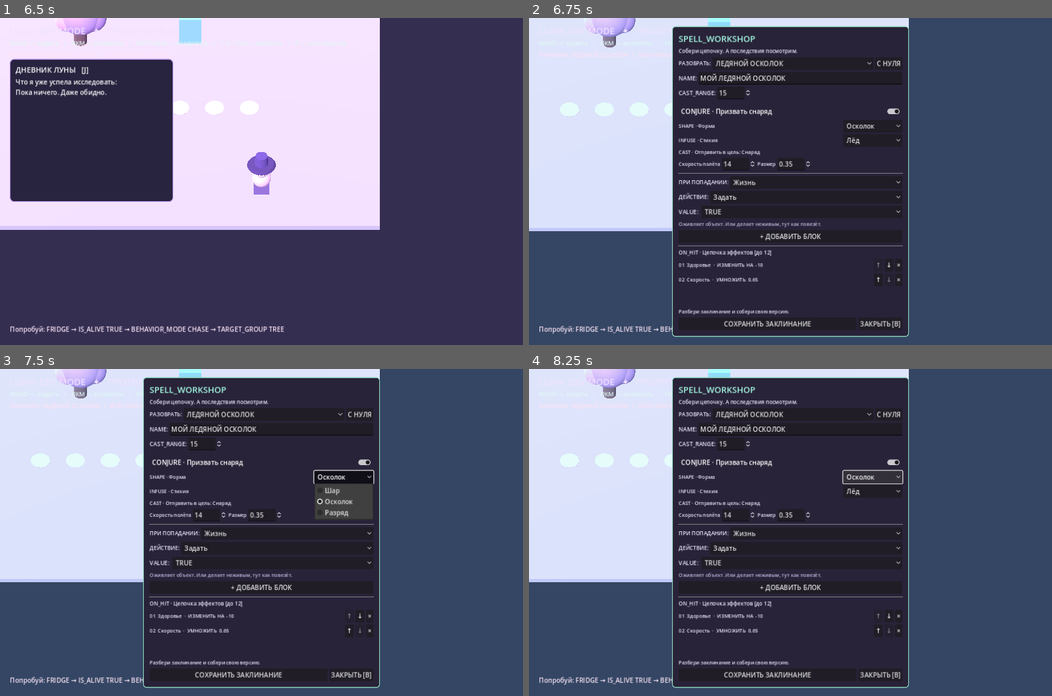
Above: before the commit, frames 1-4 (two rows, left to right).
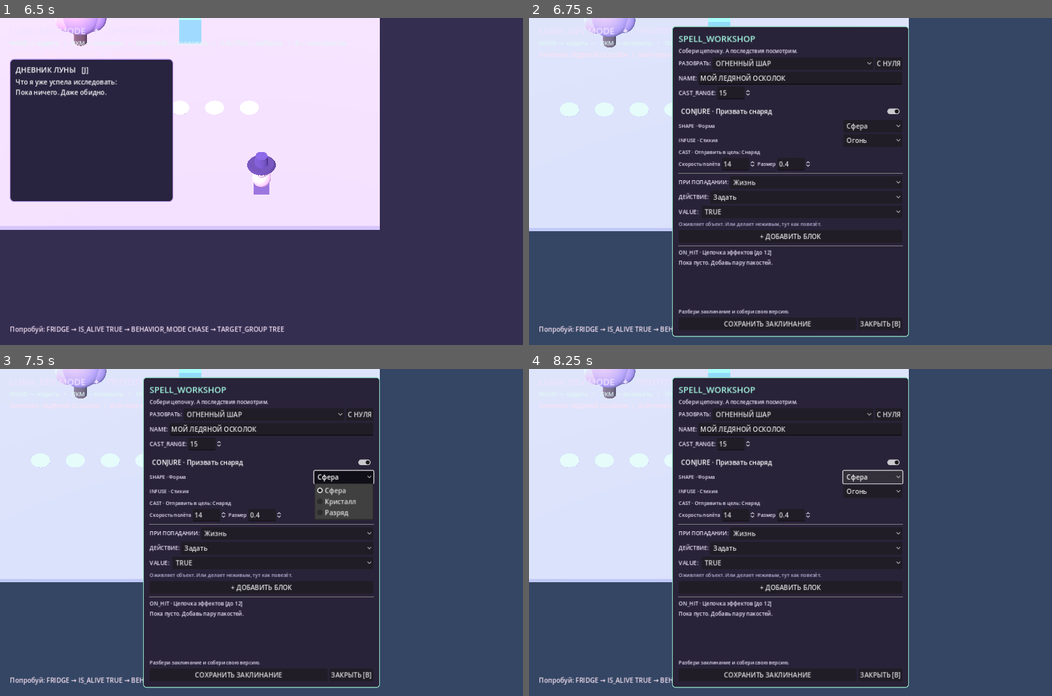
Above: after the commit, the same moments.

Repository: 0ri-space-cat/luna-dev-mode
Game: Godot game, scene res://scenes/main.tscn
The game is run twice, just before and just after one commit, with the same random seed, the same clock (stepped at 60 frames per second) and the same inputs.
Inputs (mouse positions are in pixels of both pictures, inside the frame that each line leads up to):
- Up to frame 1 (6.5 s): tap Enter at 0.5, 3.5 s; move the mouse to (376, 165) at 0.52 s; hold D (move_right) 0.53-1.25 s; tap 1 at 0.6 s; click (376, 165) at 0.67 s; drag from (156, 197) to (235, 246) at 1.27 s; tap Space at 2, 5 s; move the mouse to (313, 109) at 2.02 s; hold D (move_right) 2.03-2.75 s; tap Tab at 2.1 s; drag from (235, 246) to (104, 132) at 2.77 s; move the mouse to (418, 230) at 3.52 s; hold A (move_left) 3.53-4.25 s; tap J at 3.6 s; drag from (104, 132) to (183, 99) at 4.27 s; move the mouse to (287, 181) at 5.02 s; hold S (move_backward) 5.03-5.75 s; tap 9 at 5.1 s; click (287, 181) at 5.17 s; drag from (183, 99) to (156, 197) at 5.77 s
- Up to frame 2 (6.75 s): tap Enter at 6.5 s; move the mouse to (905, 165) at 6.52 s; hold W (move_forward) from 6.53 s (still down); tap B at 6.6 s
- Up to frame 3 (7.5 s): release W (move_forward) at 7.25 s; click (345, 476) at 7.25 s, where only the run before the commit has a clickable "Осколок"
- Up to frame 4 (8.25 s): click (874, 476) at 8 s, where only the run after the commit has a clickable "Сфера"

Frame 1 is identical in both runs. In frame 2, 0.7% of the frame differs, in the area x 28-71%, y 12-81%; in frame 3, 0.7%; in frame 4, 0.7%.
Error after the commit: Invalid access to property or key 'form' on a base object of type 'Dictionary'. (res://scripts/spell_workshop.gd:214)

Commit message:
feat: approve CREATE / SHAPE / ELEMENT / BEHAVIOR / RELEASE grammar with legacy migration

Diff:
--- a/scripts/core/arcane_grammar.gd
+++ b/scripts/core/arcane_grammar.gd
@@ -1,65 +1,127 @@
 extends RefCounted
-## Small, typed vocabulary for visible magic. The player sees readable cards;
-## these values are a shared recipe, not scripts per spell.
+## Arcane vocabulary. Friendly magical blocks and the typed simulation share
+## one recipe. Legacy five-field recipes are normalized in memory on loading.
 
-const FORMS = [
-	{"id": "ORB", "name": "Шар"},
-	{"id": "SHARD", "name": "Осколок"},
+const CREATIONS = [
+	{"id": "ENERGY", "name": "Энергия"},
+	{"id": "OBJECT", "name": "Предмет"},
+	{"id": "CREATURE", "name": "Существо"}
+]
+const SHAPES = [
+	{"id": "ORB", "name": "Сфера"},
+	{"id": "SHARD", "name": "Кристалл"},
 	{"id": "BOLT", "name": "Разряд"}
 ]
-const ESSENCES = [
+const ELEMENTS = [
 	{"id": "FIRE", "name": "Огонь", "tint": Color("ff884a")},
 	{"id": "FROST", "name": "Лёд", "tint": Color("9edffa")},
 	{"id": "STORM", "name": "Молния", "tint": Color("e6d77a")}
 ]
-const DELIVERIES = [{"id": "PROJECTILE", "name": "Снаряд"}]
+const BEHAVIORS = [
+	{"id": "SEEK", "name": "Искать цель"},
+	{"id": "STRAIGHT", "name": "Лететь прямо"},
+	{"id": "WANDER", "name": "Бродить"},
+	{"id": "FOLLOW", "name": "Следовать"},
+	{"id": "CHASE", "name": "Преследовать"},
+	{"id": "FLEE", "name": "Убегать"},
+	{"id": "IDLE", "name": "Бездействовать"}
+]
+const RELEASES = [
+	{"id": "PROJECTILE", "name": "Запустить"},
+	{"id": "PLACE", "name": "Создать рядом с целью"}
+]
+# Previous spell definitions used FORMS / ESSENCES / DELIVERIES.
+const FORMS = SHAPES
+const ESSENCES = ELEMENTS
+const DELIVERIES = RELEASES
 
 const DEFAULT_SPEED := 14.0
 const DEFAULT_SIZE := 0.42
 
+const LEGACY_KEYS = ["form", "essence", "delivery", "speed", "size"]
+const CURRENT_KEYS = ["create", "shape", "element", "behavior", "release", "speed", "size"]
+
+
+static func make(shape: String, element: String, speed: float = DEFAULT_SPEED, size: float = DEFAULT_SIZE) -> Dictionary:
+	# Keeping this signature preserves existing game tests and spell definitions.
+	return make_recipe("ENERGY", shape, element, "SEEK", "PROJECTILE", speed, size)
+
+
+static func make_recipe(create: String, shape: String, element: String, behavior: String, release: String, speed: float = DEFAULT_SPEED, size: float = DEFAULT_SIZE) -> Dictionary:
+	return {
+		"create": create, "shape": shape, "element": element,
+		"behavior": behavior, "release": release,
+		"speed": speed, "size": size
+	}
+
+
+static func normalize(recipe: Dictionary) -> Dictionary:
+	if recipe.is_empty():
+		return {}
+	if _has_exact_fields(recipe, LEGACY_KEYS):
+		if recipe["delivery"] != "PROJECTILE":
+			return {}
+		return make(str(recipe["form"]), str(recipe["essence"]),
+			float(recipe["speed"]), float(recipe["size"]))
+	if _has_exact_fields(recipe, CURRENT_KEYS):
+		return recipe.duplicate(true)
+	return {}
+
 
 static func valid(recipe: Dictionary) -> bool:
 	if recipe.is_empty():
-		return true # Legacy instant parameter spells still work.
-	if recipe.size() != 5:
+		return true # Existing instant-effect spells remain valid.
+	var parsed := normalize(recipe)
+	if parsed.is_empty():
 		return false
-	for key in ["form", "essence", "delivery", "speed", "size"]:
-		if not recipe.has(key):
-			return false
-	if not _has_id(FORMS, recipe["form"]):
+	if not _has_id(CREATIONS, parsed["create"]):
 		return false
-	if not _has_id(ESSENCES, recipe["essence"]):
+	if not _has_id(SHAPES, parsed["shape"]):
 		return false
-	if not _has_id(DELIVERIES, recipe["delivery"]):
+	if not _has_id(ELEMENTS, parsed["element"]):
+		return false
+	if not _has_id(BEHAVIORS, parsed["behavior"]):
+		return false
+	if not _has_id(RELEASES, parsed["release"]):
 		return false
 	for key in ["speed", "size"]:
-		if typeof(recipe[key]) not in [TYPE_FLOAT, TYPE_INT]:
+		if typeof(parsed[key]) not in [TYPE_FLOAT, TYPE_INT]:
 			return false
-		var amount: float = float(recipe[key])
+		var amount: float = float(parsed[key])
 		if is_nan(amount) or is_inf(amount):
 			return false
-	return float(recipe["speed"]) >= 3.0 and float(recipe["speed"]) <= 30.0 and float(recipe["size"]) >= 0.15 and float(recipe["size"]) <= 0.9
-
-
-static func make(form: String, essence: String, speed: float = DEFAULT_SPEED, size: float = DEFAULT_SIZE) -> Dictionary:
-	return {"form": form, "essence": essence, "delivery": "PROJECTILE", "speed": speed, "size": size}
+	return float(parsed["speed"]) >= 3.0 and float(parsed["speed"]) <= 30.0 \
+		and float(parsed["size"]) >= 0.15 and float(parsed["size"]) <= 0.9
 
 
 static func readable(recipe: Dictionary) -> String:
 	if recipe.is_empty():
 		return "Прямое воздействие"
-	return "%s · %s · %s" % [
-		_name(FORMS, str(recipe.get("form", ""))),
-		_name(ESSENCES, str(recipe.get("essence", ""))),
-		_name(DELIVERIES, str(recipe.get("delivery", "")))
+	var parsed := normalize(recipe)
+	if not valid(parsed):
+		return "Неизвестная магия"
+	return "%s · %s · %s · %s" % [
+		_name(CREATIONS, str(parsed["create"])),
+		_name(SHAPES, str(parsed["shape"])),
+		_name(ELEMENTS, str(parsed["element"])),
+		_name(RELEASES, str(parsed["release"]))
 	]
 
 
-static func tint(essence: String) -> Color:
-	for item in ESSENCES:
-		if item["id"] == essence:
+static func tint(element: String) -> Color:
+	for item in ELEMENTS:
+		if item["id"] == element:
 			return item["tint"]
 	return Color("d8b8f8")
+
+
+static func _has_exact_fields(source: Dictionary, fields: Array) -> bool:
+	if source.size() != fields.size():
+		return false
+	for key in fields:
+		if not source.has(key):
+			return false
+	return true
 
 
 static func _has_id(options: Array, value: Variant) -> bool:
